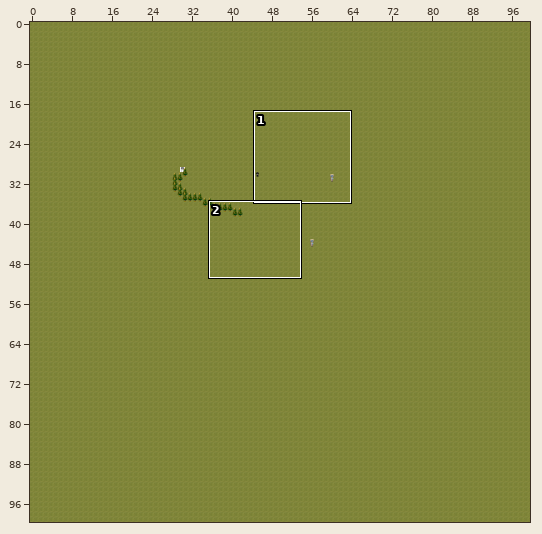
Two states of a Tiled map, assets/levels/level0.tmx. Above: a wide view before the commit, with the close-up outlined.
Close-up. Before:
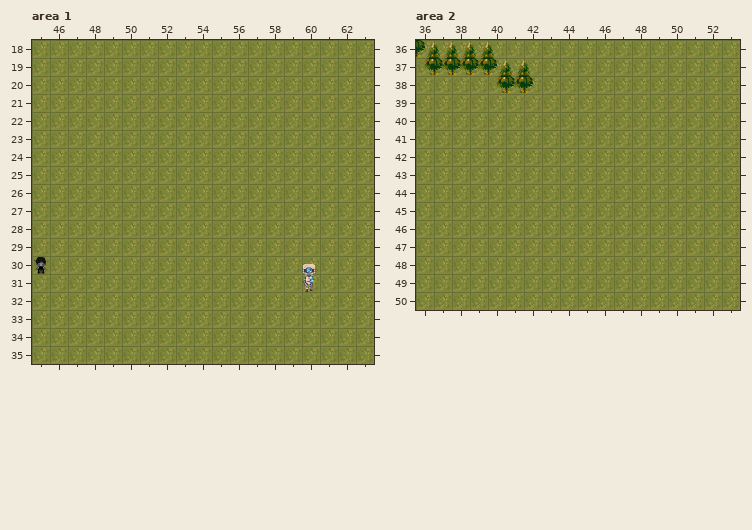
Cells are 32x32 px. Shown: area 1 x 45..63, y 18..35; area 2 x 36..53, y 36..50. The commit also changed other parts of the map, which this record leaves out.
Now the later version:
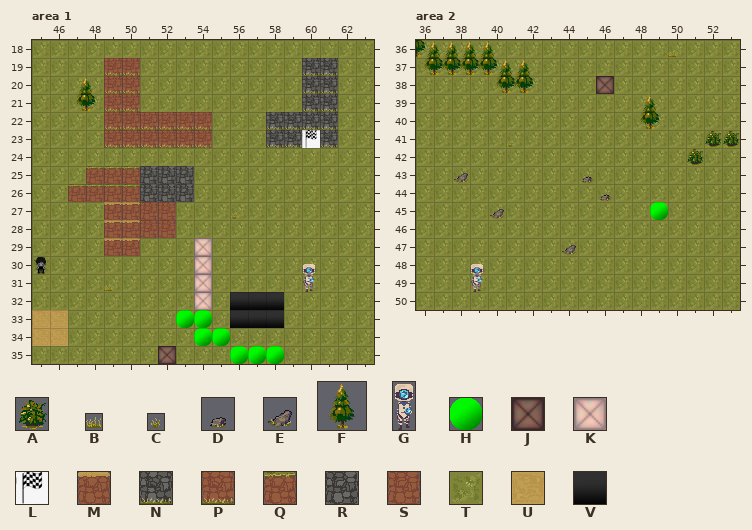
Key: from "Objetos/Entidades": A 0 "bush-32x32", B 1 "grass1-16x16", C 2 "grass2-16x16", D 4 "little-rock-32x32", E 5 "medium-rock-32x32", F 6 "tree-64x64", G 9 "robot-5", H 11 "HPitem", J 14 "mbox", K 15 "bbox", L 16 "finish"; from "terrain": M 80 "level2-sand-textured-3", N 84 "level2-stone-textured-1", P 85 "level2-dirt-textured-1", Q 86 "level2-dirt-textured-3", R 87 "level2-stone-textured-2", S 90 "level2-dirt-textured-2", T 97 "level2-floor-5", U 130 "level2-new-floor-sand1", V 132 "hole".
_ is an empty cell, # one hidden under a higher layer.
From old to new:
Layer "terrain", area 1:
y 19..21: x 49..50 TT -> PP; x 60..61 TT -> NN
y 22: x 49..54 TTTTTT -> PPPPPP; x 58..61 TTTT -> NNNN
y 23: x 49..54 TTTTTT -> PPPPPP; x 58..61 TTTT -> NN#N
y 25: x 48..53 TTTTTT -> QQQRRR
y 26: x 47..53 TTTTTTT -> QQQQRRR
y 27..28: x 49..52 TTTT -> MMSS
y 29: x 49..50 TT -> MM
y 32: x 56..58 TTT -> VVV
y 33: x 45..46 TT -> UU; x 56..58 TTT -> VVV
y 34: x 45..46 TT -> UU
Layer "objects", area 1:
y 21: x 47 _ -> F
y 23: x 60 _ -> L
y 27: x 56 _ -> C
y 29..30: x 54 _ -> K
y 31: x 49 _ -> B; x 54 _ -> K
y 32: x 54 _ -> K
y 33: x 53..54 __ -> HH
y 34: x 54..55 __ -> HH
y 35: x 52 _ -> J; x 56..58 ___ -> HHH
Layer "objects", area 2:
y 36: x 50 _ -> B
y 38: x 46 _ -> J
y 40: x 48 _ -> F
y 41: x 41 _ -> C; x 52..53 __ -> AA
y 42: x 51 _ -> A
y 43: x 38 _ -> E; x 45 _ -> D
y 44: x 46 _ -> D
y 45: x 40 _ -> E; x 49 _ -> H
y 47: x 44 _ -> E
y 49: x 39 _ -> G
